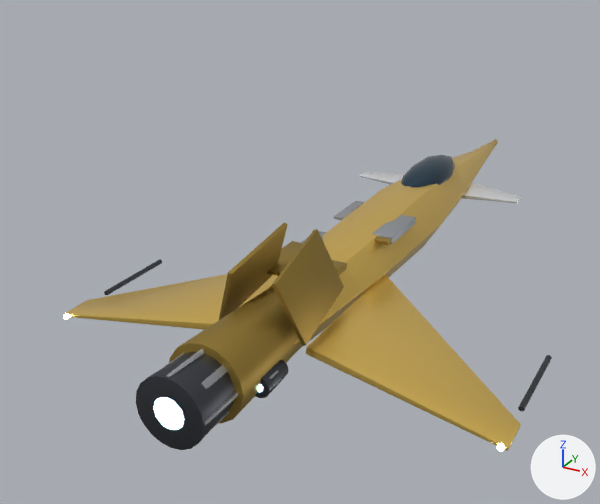
An edit to the glTF model assets/models/ship_wasp.glb, drawn before and after from the same camera.
Both versions are drawn from a 50 mm lens placed at (5.79, -14.54, 6.24), pointed at (-0.95, -2.28, 0.11). Every picture has the same lights, and +X, +Y and +Z are marked at lower right. The picture after the commit comes second. Vertices at exactly the same position are counted once.

The scene before the commit, as lines of its bpy script (objects in view):
```python
ob_shipwasp = bpy.data.objects.new('ShipWasp', me_hullm)
ob_shipwasp.location = (0.0, 0.0, 0.0)
```
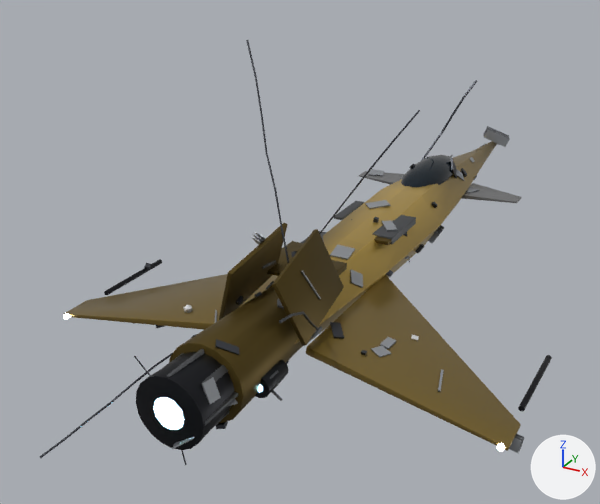
The change, as a list of edits to the scene's bpy script:
```text
Change mat_wasp_hull:
    where n0 = _N.new('ShaderNodeBsdfPrincipled'); n0.name = 'Principled BSDF'
    remove n0.inputs[0].default_value = (0.86, 0.58, 0.12, 1.0)  # 'Base Color', yellow #efc861
    add n2 = _N.new('ShaderNodeMix'); n2.name = 'Mix'
    add n2.data_type = 'RGBA'
    add n2.blend_type = 'MULTIPLY'
    add n2.inputs[0].default_value = 1.0  # 'Factor'
    add n2.inputs[7].default_value = (0.86, 0.58, 0.12, 1.0)  # 'B', yellow #efc861
    add n3 = _N.new('ShaderNodeVertexColor'); n3.name = 'Color Attribute'
    add _L.new(n2.outputs[2], n0.inputs[0])  # 'Result' to 'Base Color'
    add _L.new(n3.outputs[0], n2.inputs[6])  # 'Color' to 'A'
Change mat_canopy_glass:
    where n0 = _N.new('ShaderNodeBsdfPrincipled'); n0.name = 'Principled BSDF'
    remove n0.inputs[0].default_value = (0.02, 0.05, 0.08, 1.0)  # 'Base Color', dark blue #273f50
    add n2 = _N.new('ShaderNodeMix'); n2.name = 'Mix'
    add n2.data_type = 'RGBA'
    add n2.blend_type = 'MULTIPLY'
    add n2.inputs[0].default_value = 1.0  # 'Factor'
    add n2.inputs[7].default_value = (0.02, 0.05, 0.08, 1.0)  # 'B', dark blue #273f50
    add n3 = _N.new('ShaderNodeVertexColor'); n3.name = 'Color Attribute'
    add _L.new(n2.outputs[2], n0.inputs[0])  # 'Result' to 'Base Color'
    add _L.new(n3.outputs[0], n2.inputs[6])  # 'Color' to 'A'
Change mat_wasp_acc:
    where n0 = _N.new('ShaderNodeBsdfPrincipled'); n0.name = 'Principled BSDF'
    remove n0.inputs[0].default_value = (0.92, 0.93, 0.95, 1.0)  # 'Base Color', white #f6f7f9
    add n2 = _N.new('ShaderNodeMix'); n2.name = 'Mix'
    add n2.data_type = 'RGBA'
    add n2.blend_type = 'MULTIPLY'
    add n2.inputs[0].default_value = 1.0  # 'Factor'
    add n2.inputs[7].default_value = (0.92, 0.93, 0.95, 1.0)  # 'B', white #f6f7f9
    add n3 = _N.new('ShaderNodeVertexColor'); n3.name = 'Color Attribute'
    add _L.new(n2.outputs[2], n0.inputs[0])  # 'Result' to 'Base Color'
    add _L.new(n3.outputs[0], n2.inputs[6])  # 'Color' to 'A'
Change mat_wasp_hull2:
    where n0 = _N.new('ShaderNodeBsdfPrincipled'); n0.name = 'Principled BSDF'
    remove n0.inputs[0].default_value = (0.387, 0.261, 0.054, 1.0)  # 'Base Color', yellow #a78c42
    add n2 = _N.new('ShaderNodeMix'); n2.name = 'Mix'
    add n2.data_type = 'RGBA'
    add n2.blend_type = 'MULTIPLY'
    add n2.inputs[0].default_value = 1.0  # 'Factor'
    add n2.inputs[7].default_value = (0.387, 0.261, 0.054, 1.0)  # 'B', yellow #a78c42
    add n3 = _N.new('ShaderNodeVertexColor'); n3.name = 'Color Attribute'
    add _L.new(n2.outputs[2], n0.inputs[0])  # 'Result' to 'Base Color'
    add _L.new(n3.outputs[0], n2.inputs[6])  # 'Color' to 'A'
Change mat_gunmetal:
    where n0 = _N.new('ShaderNodeBsdfPrincipled'); n0.name = 'Principled BSDF'
    remove n0.inputs[0].default_value = (0.08, 0.085, 0.1, 1.0)  # 'Base Color', dark grey #505259
    add n2 = _N.new('ShaderNodeMix'); n2.name = 'Mix'
    add n2.data_type = 'RGBA'
    add n2.blend_type = 'MULTIPLY'
    add n2.inputs[0].default_value = 1.0  # 'Factor'
    add n2.inputs[7].default_value = (0.08, 0.085, 0.1, 1.0)  # 'B', dark grey #505259
    add n3 = _N.new('ShaderNodeVertexColor'); n3.name = 'Color Attribute'
    add _L.new(n2.outputs[2], n0.inputs[0])  # 'Result' to 'Base Color'
    add _L.new(n3.outputs[0], n2.inputs[6])  # 'Color' to 'A'
Change mat_panel_grey:
    where n0 = _N.new('ShaderNodeBsdfPrincipled'); n0.name = 'Principled BSDF'
    remove n0.inputs[0].default_value = (0.42, 0.44, 0.47, 1.0)  # 'Base Color', grey #adb1b6
    add n2 = _N.new('ShaderNodeMix'); n2.name = 'Mix'
    add n2.data_type = 'RGBA'
    add n2.blend_type = 'MULTIPLY'
    add n2.inputs[0].default_value = 1.0  # 'Factor'
    add n2.inputs[7].default_value = (0.42, 0.44, 0.47, 1.0)  # 'B', grey #adb1b6
    add n3 = _N.new('ShaderNodeVertexColor'); n3.name = 'Color Attribute'
    add _L.new(n2.outputs[2], n0.inputs[0])  # 'Result' to 'Base Color'
    add _L.new(n3.outputs[0], n2.inputs[6])  # 'Color' to 'A'
Change me_hullm:
    remove me_hullm.from_pydata(...)  # 3912 vertices, 7588 faces; spans x -3.87..3.87, y -7.5..6.8, z -0.57..1.41
    add me_hullm.from_pydata(...)  # 6863 vertices, 12858 faces; spans x -3.87..3.97, y -8.79..6.86, z -0.92..4.21
    me_hullm part 1: a new loose piece, an icosphere of 20 faces spanning x -1.73..-1.58, y -4.87..-4.72, z -0.19..-0.01, in mat_wasp_acc
    me_hullm part 2: 4 vertices moved within x -0.67..0.55, y -6.18..-5.86, z -0.22..0.05; 2939 vertices added at x -3.87..3.97, y -8.79..6.86, z -0.92..4.21
```

Changed parts and their boxes (x1, y1, x2, y2) in the pictures (600 x 504 px):
'ShipWasp', recoloured, reshaped (darker, 36% taller)
    before: (63, 139, 552, 451)
    after: (40, 40, 552, 465)
part 1 of me_hullm, added
    after: (183, 305, 193, 313)
part 2 of me_hullm, built on
    after: (40, 40, 524, 465)
